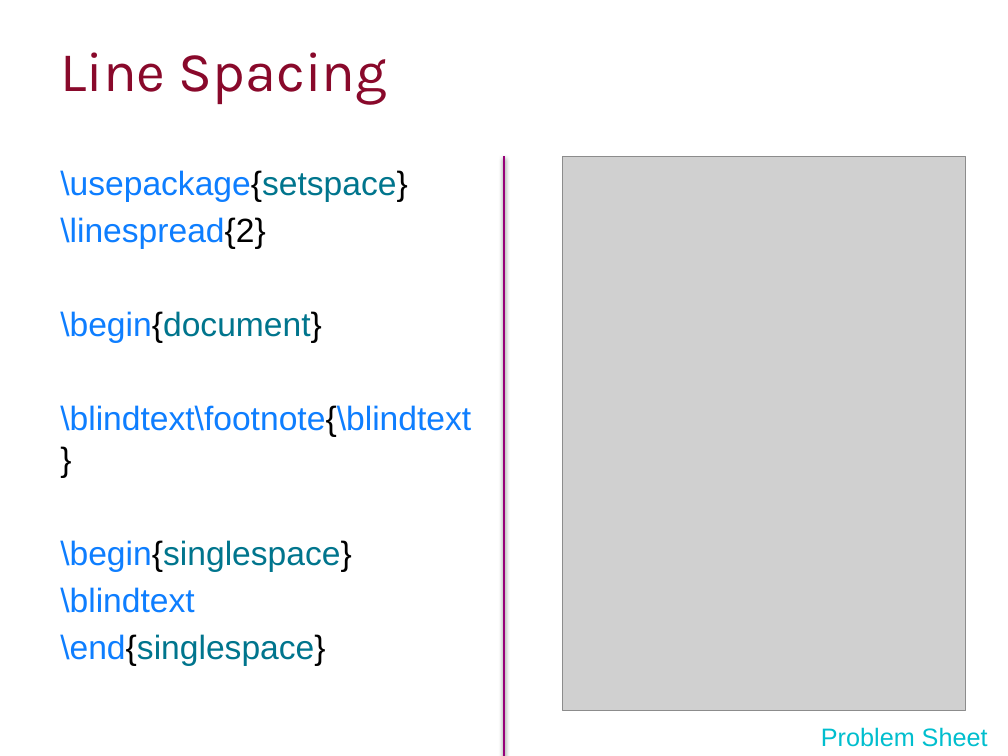
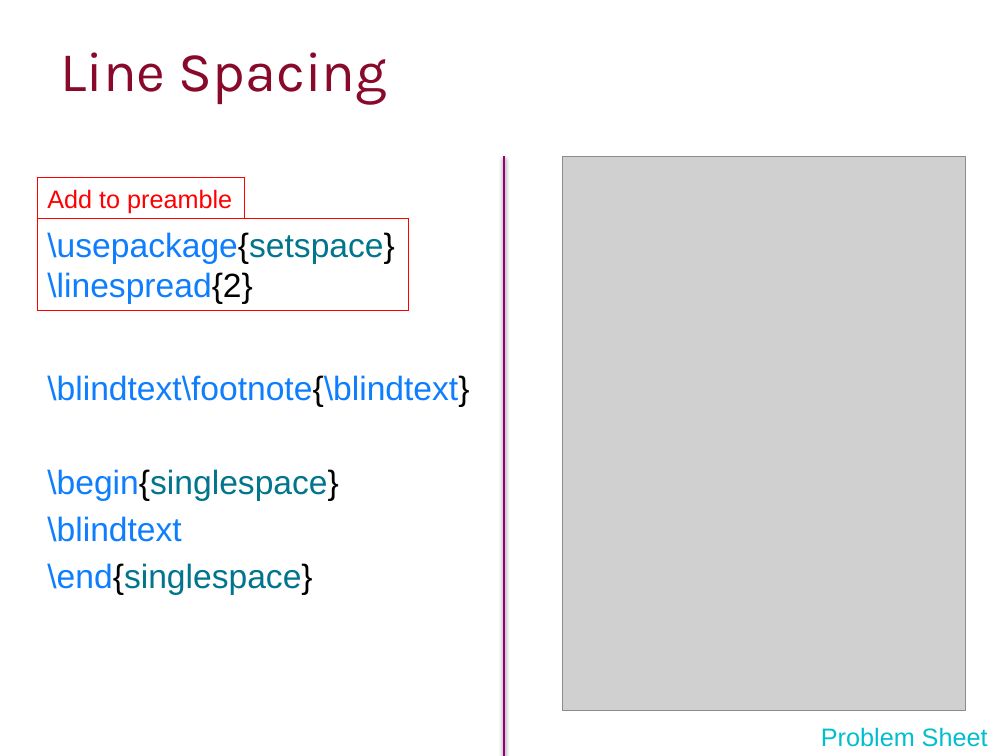
Before and after one commit to ImperialCollegeLondon/RCDS-writing-theses-in-latex, a slide deck: slide 13 of Writing Theses in Latex Slides.pptx. Drawn at 1008x756 pixels with LibreOffice and Linux fonts; fonts in the diff are those of the drawing; grey boxes stand for pictures; background and template pictures are left out. Boxes give left, top, right and bottom in pixels: in the first picture for what was removed or moved away, otherwise in the second. Text is boxed around its words. In the diff, an @@ line names an element or a change of style, - is before the commit and + after.

Commit message:
Reformatted preamble commands

```diff
--- a/Writing Theses in Latex Slides.pptx
+++ b/Writing Theses in Latex Slides.pptx
@@ rectangle added at bbox=[37, 178, 244, 219], outline #FF0000 0.75 pt, 18 pt, text #FF0000 @@
+Add to preamble
@@ text at bbox=[60, 170, 407, 343]: paragraphs removed @@
-\usepackage{setspace}
-\linespread{2}
-\begin{document}
@@ rectangle added at bbox=[37, 219, 409, 310], outline #FF0000 0.75 pt, 24 pt, text #0E7EFF @@
+\usepackage{setspace}
+\linespread{2}
@@ text "\blindtext\footnote{\blindtext}": place and size @@
-text "\blindtext\footnote{\blindtext}" at bbox=[60, 170, 471, 666]
+text "\blindtext\footnote{\blindtext}" at bbox=[47, 375, 469, 595]
```
Also in this commit, not shown: 7 other slides changed.
